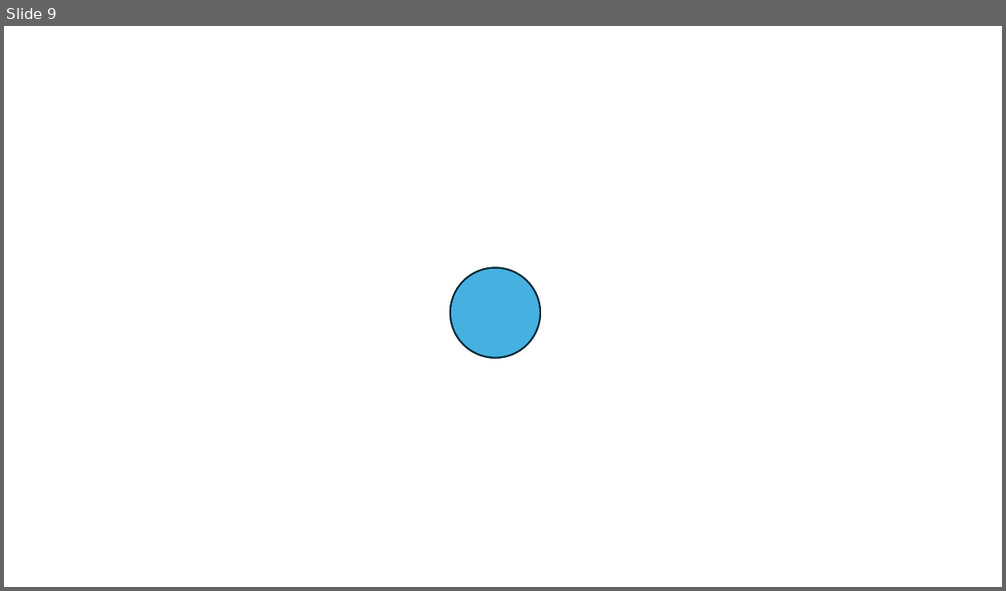
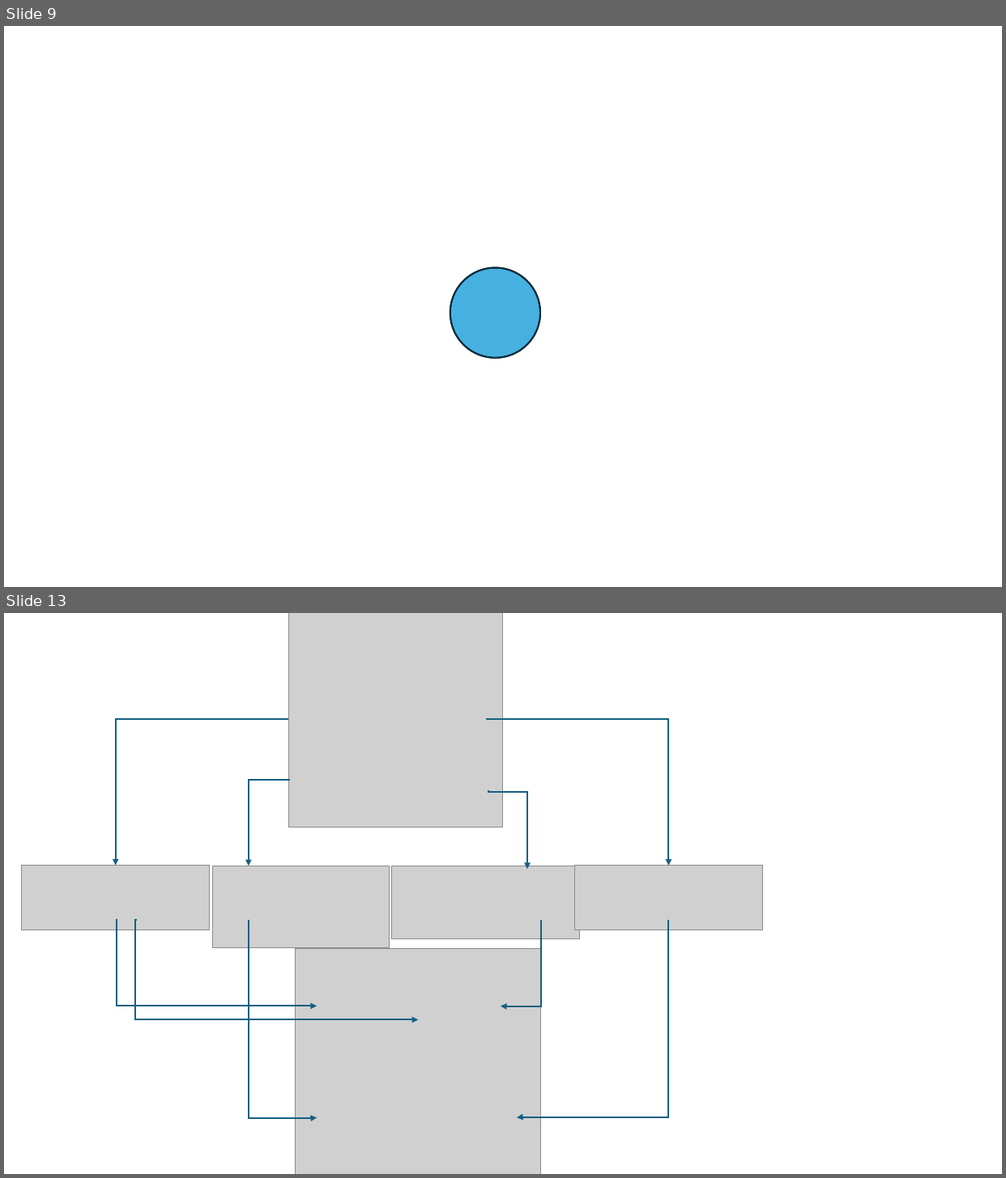
Before and after one commit to ShrutiSabbanii/VRHorror, a slide deck: SRS.pptx. Shown one above the other, each under a label of ours: slide 9 before the commit, slides 9 and 13 after it; the slides between them are not shown. The pictures are 1006x591 and 1006x1178 pixels, drawn with LibreOffice and Linux fonts; fonts in the diff are those of the drawing; grey boxes stand for pictures. Boxes give left, top, right and bottom in pixels: in the first picture for what was removed or moved away, otherwise in the second. Text is boxed around its words. In the diff, an @@ line names an element or a change of style, - is before the commit and + after.

Commit message:
update: DFD

```diff
--- a/SRS.pptx
+++ b/SRS.pptx
@@ slide 13 added at [4,613,1002,1174], background #FFFFFF @@
@@ picture added at [288,613,503,827] @@
@@ elbow arrow added from (288, 719) to (116, 865), #156082 1.5 pt @@
@@ elbow arrow added from (486, 719) to (669, 865), #156082 1.5 pt @@
@@ elbow arrow added from (289, 781) to (249, 866), #156082 1.5 pt @@
@@ elbow arrow added from (489, 790) to (527, 869), #156082 1.5 pt @@
@@ picture added at [21,865,210,931] @@
@@ picture added at [212,866,389,948] @@
@@ picture added at [392,866,581,939] @@
@@ picture added at [574,865,763,930] @@
@@ elbow arrow added from (116, 920) to (317, 1006), #156082 1.5 pt @@
@@ elbow arrow added from (138, 920) to (418, 1020), #156082 1.5 pt @@
@@ elbow arrow added from (249, 920) to (317, 1118), #156082 1.5 pt @@
@@ elbow arrow added from (541, 920) to (501, 1006), #156082 1.5 pt @@
@@ elbow arrow added from (669, 920) to (517, 1118), #156082 1.5 pt @@
@@ picture added at [296,949,541,1174] @@
```
Also in this commit, not shown: 6 other slides added.
